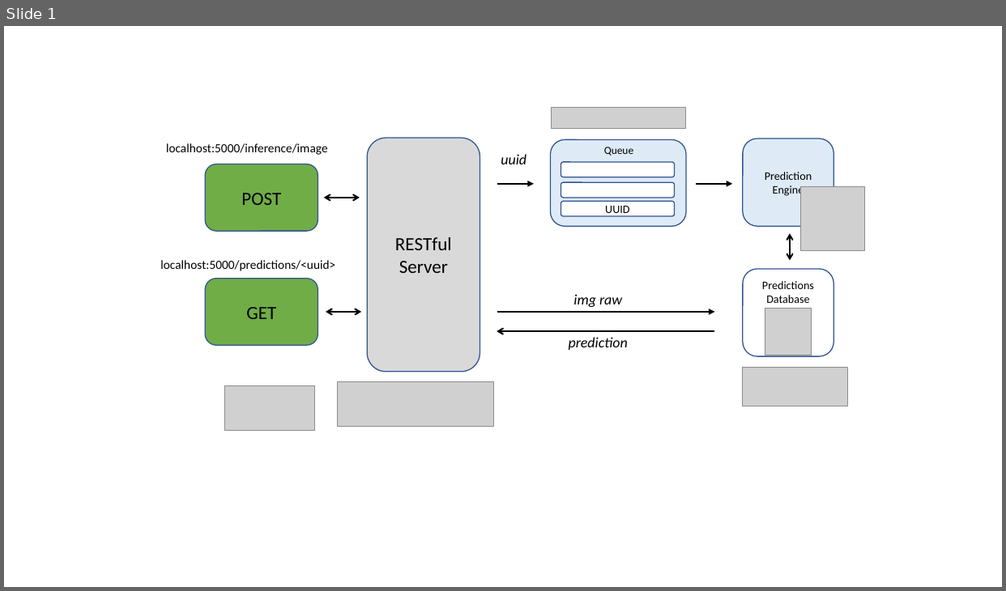
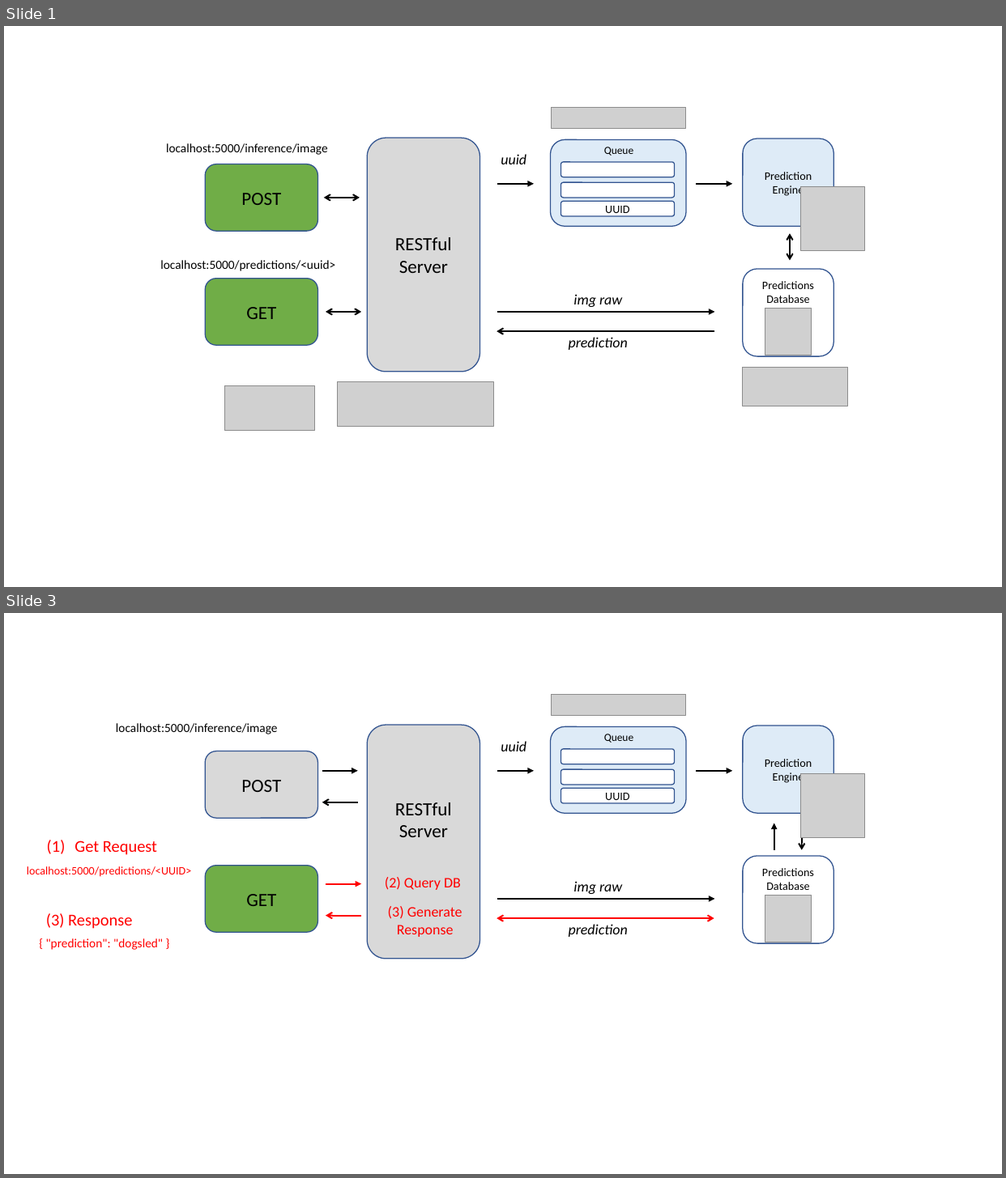
Before and after one commit to anithselva/ml_prediction_service, a slide deck: docs/diagrams.pptx. Shown one above the other, each under a label of ours: slide 1 before the commit, slides 1 and 3 after it; the slides between them are not shown. The pictures are 1006x591 and 1006x1178 pixels, drawn with LibreOffice and Linux fonts; fonts in the diff are those of the drawing; grey boxes stand for pictures. Boxes give left, top, right and bottom in pixels: in the first picture for what was removed or moved away, otherwise in the second. Text is boxed around its words. In the diff, an @@ line names an element or a change of style, - is before the commit and + after.

```diff
--- a/docs/diagrams.pptx
+++ b/docs/diagrams.pptx
@@ slide 3 added at box(4, 613, 1002, 1174), background #FFFFFF @@
@@ picture added at box(552, 695, 686, 716) @@
@@ text added at box(116, 723, 278, 735), 12 pt, text #000000 @@
+localhost:5000/inference/image
@@ rounded rectangle added at box(367, 725, 480, 958), fill #D9D9D9, outline #325491 1 pt, 18 pt, text #000000 @@
+RESTful Server
@@ rounded rectangle added at box(551, 726, 686, 814), fill #DEEBF7, outline #325491 1 pt @@
@@ text added at box(604, 734, 633, 743), 10.5 pt, text #000000 @@
+Queue
@@ rounded rectangle added at box(743, 726, 834, 813), fill #DEEBF7, outline #325491 1 pt, 11 pt, text #000000 @@
+Prediction Engine
@@ rounded rectangle added at box(206, 752, 318, 818), fill #D9D9D9, outline #325491 1 pt, 18 pt, text #000000 @@
+POST
@@ text added at box(501, 741, 526, 752), 14 pt, text #000000, italic @@
+uuid
@@ rounded rectangle added at box(561, 749, 675, 764), fill #FFFFFF, outline #325491 1 pt @@
@@ arrow added from (322, 771) to (358, 771), #000000 1.5 pt @@
@@ arrow added from (497, 771) to (534, 771), #000000 1.5 pt @@
@@ rounded rectangle added at box(561, 769, 675, 785), fill #FFFFFF, outline #325491 1 pt @@
@@ arrow added from (696, 771) to (732, 771), #000000 1.5 pt @@
@@ picture added at box(800, 774, 865, 838) @@
@@ arrow added from (358, 803) to (322, 803), #000000 1.5 pt @@
@@ rounded rectangle added at box(561, 788, 675, 803), fill #FFFFFF, outline #325491 1 pt, 11 pt, text #000000 @@
+UUID
@@ arrow added from (774, 850) to (774, 824), #000000 1.5 pt @@
@@ arrow added from (802, 824) to (802, 850), #000000 1.5 pt @@
@@ text added at box(74, 841, 157, 855), 16 pt, text #FF0000 @@
+(1) Get Request
@@ text added at box(27, 867, 192, 877), 11 pt, text #FF0000 @@
+localhost:5000/predictions/<UUID>
@@ rounded rectangle added at box(206, 865, 318, 932), fill #70AD47, outline #325491 1 pt, 18 pt, text #000000 @@
+GET
@@ text added at box(385, 877, 461, 890), 14 pt, text #FF0000 @@
+(2) Query DB
@@ rounded rectangle added at box(743, 856, 834, 944), fill #FFFFFF, outline #325491 1 pt, 11 pt, text #000000 @@
+Predictions Database
@@ arrow added from (326, 884) to (361, 884), #FF0000 1.5 pt @@
@@ arrow added from (497, 899) to (715, 899), #000000 1.5 pt @@
@@ text added at box(573, 881, 622, 894), 14 pt, text #000000, italic @@
+img raw
@@ picture added at box(765, 895, 812, 943) @@
@@ text added at box(46, 914, 132, 929), 16 pt, text #FF0000 @@
+(3) Response
@@ arrow added from (361, 915) to (326, 915), #FF0000 1.5 pt @@
@@ text added at box(388, 906, 462, 937), 14 pt, text #FF0000 @@
+(3) Generate
+Response
@@ double arrow added from (496, 918) to (714, 918), #FF0000 1.5 pt @@
@@ text added at box(569, 924, 628, 937), 14 pt, text #000000, italic @@
+prediction
@@ text added at box(46, 939, 163, 950), 12 pt, text #FF0000 @@
+{ "prediction": "dogsled" }
```
Also in this commit, not shown: 1 other slide added, 1 other file.
